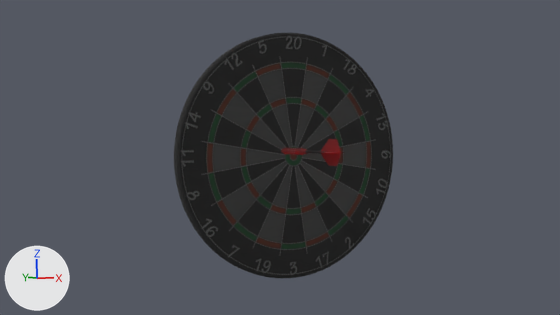
The Blender file blender/dart-view.blend: old version first, new version second.
Camera for both pictures: the file's camera 'Camera'. Lighting does not change. The marker at lower left points along +X, +Y and +Z. The first picture is the older version.

In view in the first picture: '11721_darboard_V4_L3', '11750_throwing_dart_v1_L3'.
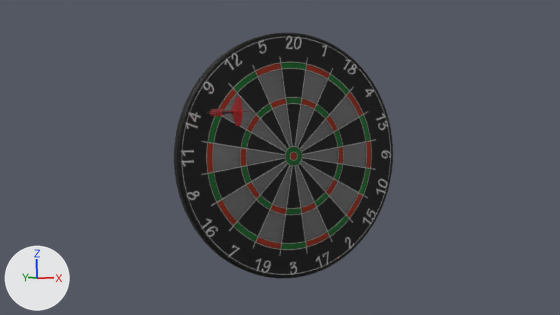
Where the change shows, as pixel boxes [x1, y1, x2, y2] in the pictures (560 x 315 px):
'11721_darboard_V4_L3', surface changed
    both: [178, 33, 393, 278]
'11750_throwing_dart_v1_L3', moved, turned
    before: [274, 139, 345, 166]
    after: [206, 97, 252, 126]

The change, as a diff of the scene's bpy script:
```diff
--- a/blender/dart-view.blend.py
+++ b/blender/dart-view.blend.py
@@ mat_07___default_001 @@
 mat_07___default_001.transmission_weight = 1.0
+mat_07___default_001.metallic = 0.591
@@ ob_11750_throwing_dart_v1_l3 @@
 ob_11750_throwing_dart_v1_l3 = bpy.data.objects.new('11750_throwing_dart_v1_L3', me_11750_throwing_dart_v1_l3)
-ob_11750_throwing_dart_v1_l3.location = (-4.8, 0.0, 1.3)
-ob_11750_throwing_dart_v1_l3.rotation_euler = (1.735, -1.571, 0.0847)  # degrees (99, -90, 4.9)
+ob_11750_throwing_dart_v1_l3.location = (-20.3, 0.0, 9.2)
+ob_11750_throwing_dart_v1_l3.rotation_euler = (1.756, -1.571, -0.233)  # degrees (101, -90, -13)
 ob_11750_throwing_dart_v1_l3.scale = (2.83, 2.5, 2.06)
```
